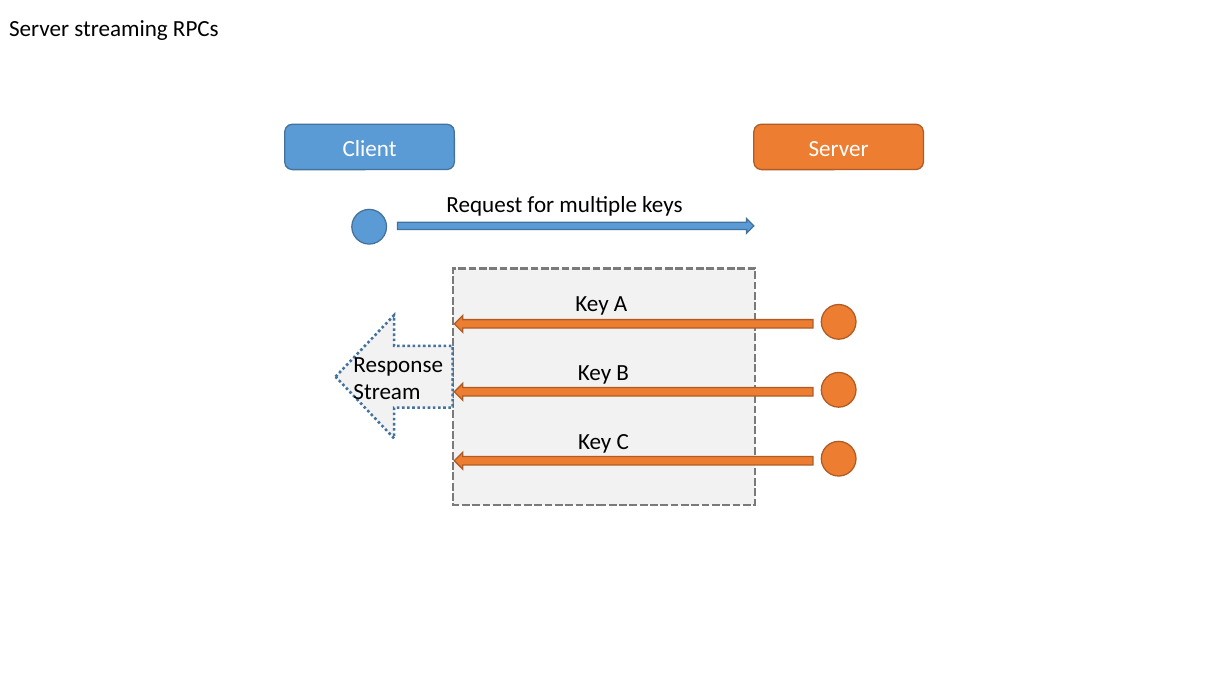
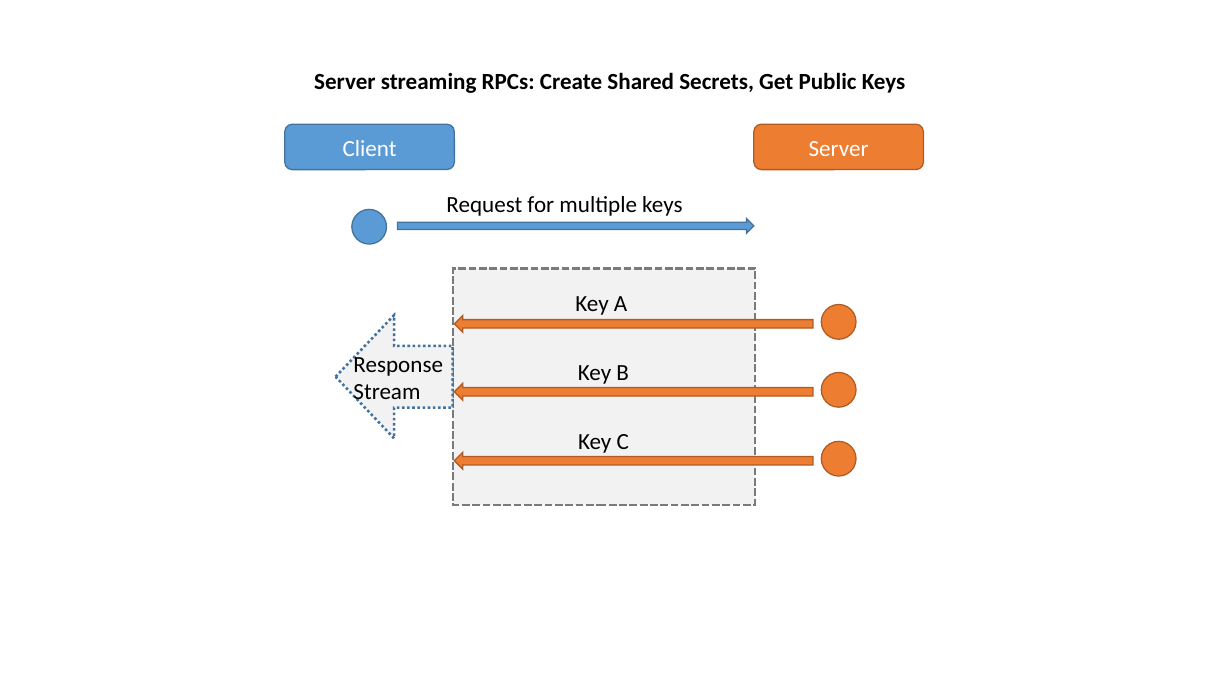
Before and after one commit to KarateJB/KMS.gRPC, a slide deck: slide 4 of doc/Architecture.pptx (slide 2 before the commit). Drawn at 1232x693 pixels with LibreOffice and Linux fonts; fonts in the diff are those of the drawing. Boxes give left, top, right and bottom in pixels: in the first picture for what was removed or moved away, otherwise in the second. Text is boxed around its words. In the diff, an @@ line names an element or a change of style, - is before the commit and + after.

```diff
--- a/doc/Architecture.pptx
+++ b/doc/Architecture.pptx
@@ text at bbox=[314, 72, 906, 93]: text changed; bold on @@
-Server streaming RPCs
+Server streaming RPCs: Create Shared Secrets, Get Public Keys
```
Also in this commit, not shown: 4 other slides changed, 3 slides added, 6 other files.
